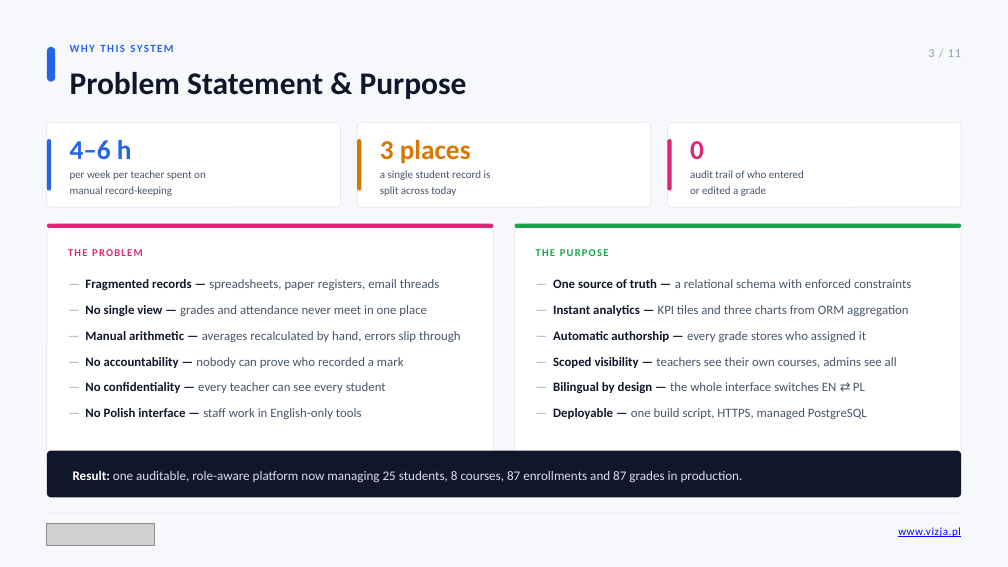
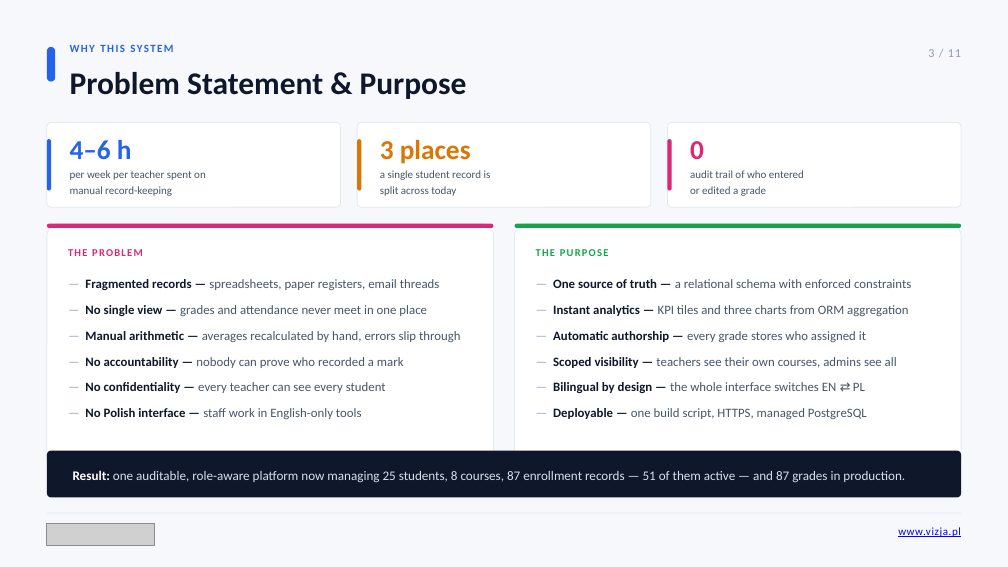
Before and after one commit to maksym671/Diploma-Project-SMS-Management-System, a slide deck: slide 3 of Maksym_Shpak_Diploma_Presentation.pptx. Drawn at 1008x567 pixels with LibreOffice and Linux fonts; fonts in the diff are those of the drawing; grey boxes stand for pictures. Boxes give left, top, right and bottom in pixels: in the first picture for what was removed or moved away, otherwise in the second. Text is boxed around its words. In the diff, an @@ line names an element or a change of style, - is before the commit and + after.

```diff
--- a/Maksym_Shpak_Diploma_Presentation.pptx
+++ b/Maksym_Shpak_Diploma_Presentation.pptx
@@ text at <box>73,470,905,483</box>: text changed @@
-Result: one auditable, role-aware platform now managing 25 students, 8 courses, 87 enrollments and 87 grades in production.
+Result: one auditable, role-aware platform now managing 25 students, 8 courses, 87 enrollment records — 51 of them active — and 87 grades in production.
```
Also in this commit, not shown: 3 other slides changed, 2 other files.
